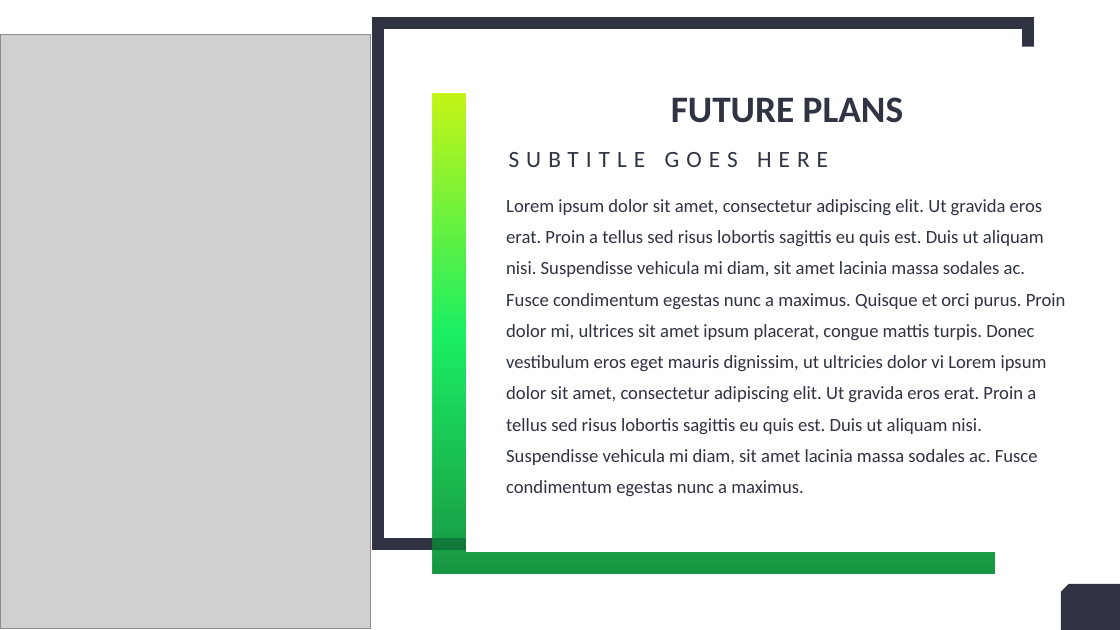
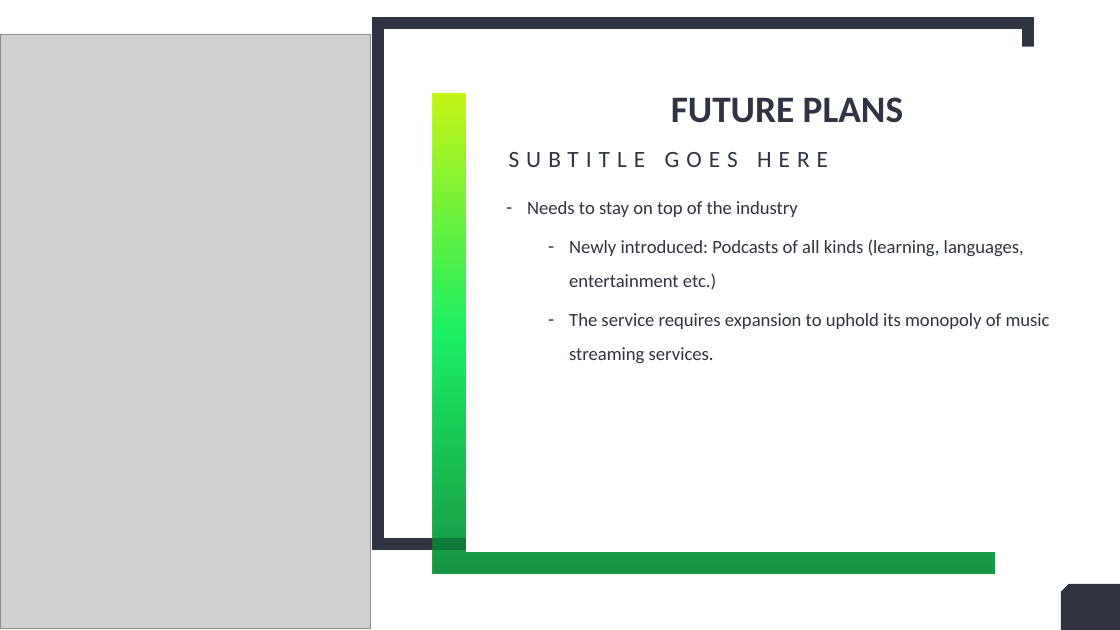
Before and after one commit to RandumbFluke/Design_Contexts_Year_1, a slide deck: slide 10 of Assignment 2/Jarvis x spotify.pptx. Drawn at 1120x630 pixels with LibreOffice and Linux fonts; fonts in the diff are those of the drawing; grey boxes stand for pictures. Boxes give left, top, right and bottom in pixels: in the first picture for what was removed or moved away, otherwise in the second. Text is boxed around its words. In the diff, an @@ line names an element or a change of style, - is before the commit and + after.

```diff
--- a/Assignment 2/Jarvis x spotify.pptx
+++ b/Assignment 2/Jarvis x spotify.pptx
@@ text at (527,201,1050,363): text changed @@
-Lorem ipsum dolor sit amet, consectetur adipiscing elit. Ut gravida eros erat. Proin a tellus sed risus lobortis sagittis eu quis est. Duis ut aliquam nisi. Suspendisse vehicula mi diam, sit amet lacinia massa sodales ac. Fusce condimentum egestas nunc a maximus. Quisque et orci purus. Proin dolor mi, ultrices sit amet ipsum placerat, congue mattis turpis. Donec vestibulum eros eget mauris dignissim, ut ultricies dolor vi Lorem ipsum dolor sit amet, consectetur adipiscing elit. Ut gravida eros erat. Proin a tellus sed risus lobortis sagittis eu quis est. Duis ut aliquam nisi. Suspendisse vehicula mi diam, sit amet lacinia massa sodales ac. Fusce condimentum egestas nunc a maximus.
+– Needs to stay on top of the industry
+  – Newly introduced: Podcasts of all kinds (learning, languages, entertainment etc.)
+  – The service requires expansion to uphold its monopoly of music streaming services.
```
Also in this commit, not shown: 5 other slides changed, 1 slide added, 1 slide removed.
